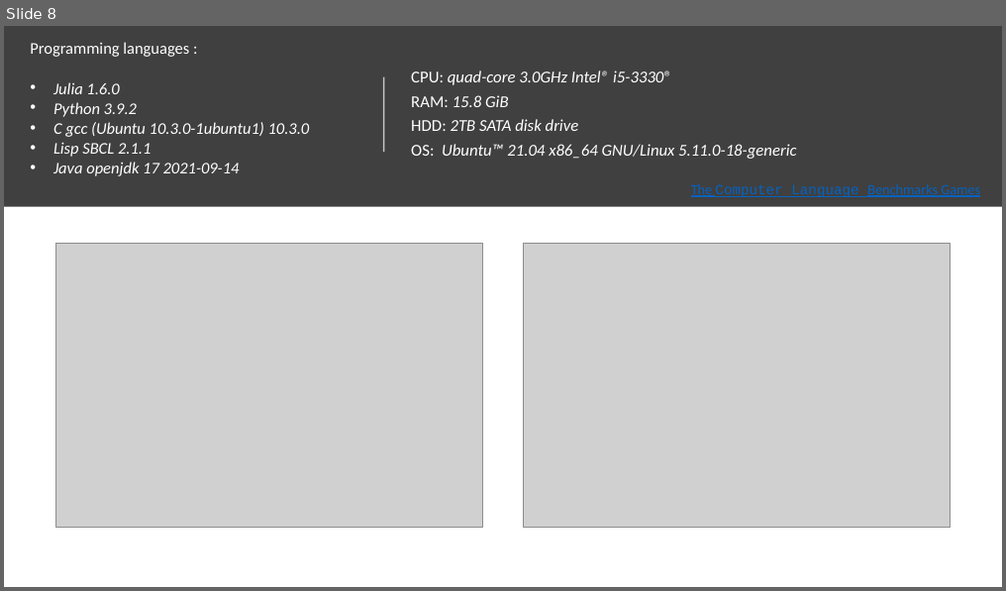
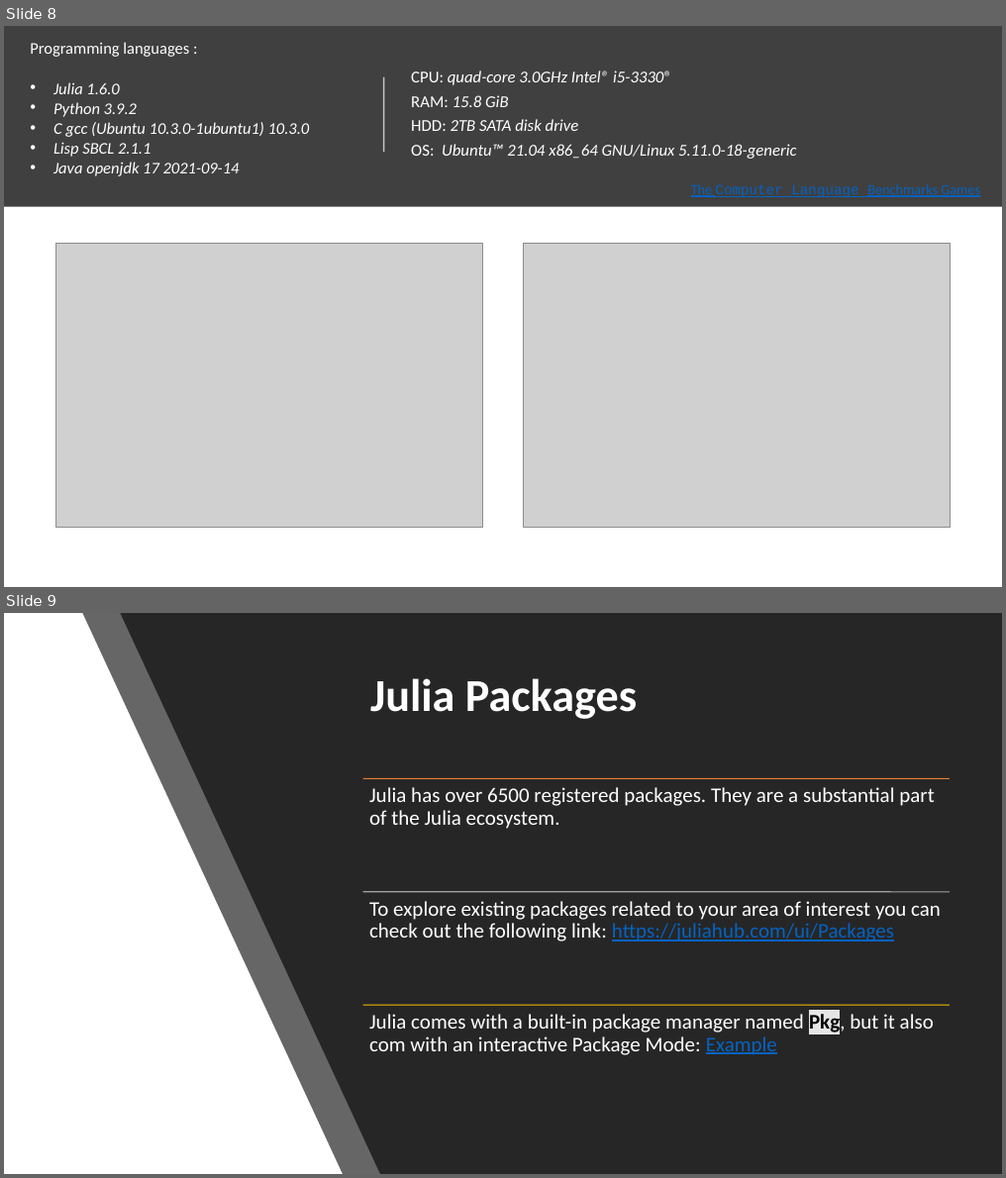
Before and after one commit to senresearch/julia-intro-docs, a slide deck: notebooks/KeyfeaturesOverview2021.pptx. Shown one above the other, each under a label of ours: slide 8 before the commit, slides 8 and 9 after it. The pictures are 1006x591 and 1006x1178 pixels, drawn with LibreOffice and Linux fonts; fonts in the diff are those of the drawing; grey boxes stand for pictures. Boxes give left, top, right and bottom in pixels: in the first picture for what was removed or moved away, otherwise in the second. Text is boxed around its words. In the diff, an @@ line names an element or a change of style, - is before the commit and + after.

```diff
--- a/notebooks/KeyfeaturesOverview2021.pptx
+++ b/notebooks/KeyfeaturesOverview2021.pptx
@@ slide 9 added at (x1=4, y1=613, x2=1002, y2=1174), background #000000 @@
@@ rectangle added at (x1=4, y1=613, x2=1002, y2=1174), fill #FFFFFF @@
@@ freeform shape added at (x1=82, y1=613, x2=1001, y2=1174), fill #262626 at 70% opacity @@
@@ freeform shape added at (x1=120, y1=613, x2=1002, y2=1174), fill #262626 @@
@@ title added at (x1=370, y1=678, x2=637, y2=719), 44 pt, text #FFFFFF, bold @@
+Julia Packages
@@ group added at (x1=363, y1=778, x2=949, y2=1056): 3 lines, 3 texts @@
+Julia has over 6500 registered packages. They are a substantial part of the Julia ecosystem.
+To explore existing packages related to your area of interest you can check out the following link: https://juliahub.com/ui/Packages
+Julia comes with a built-in package manager named Pkg, but it also com with an interactive Package Mode: Example
```
Also in this commit, not shown: 3 slides changed, 1 other slide added, 1 slide removed, 5 other files.
